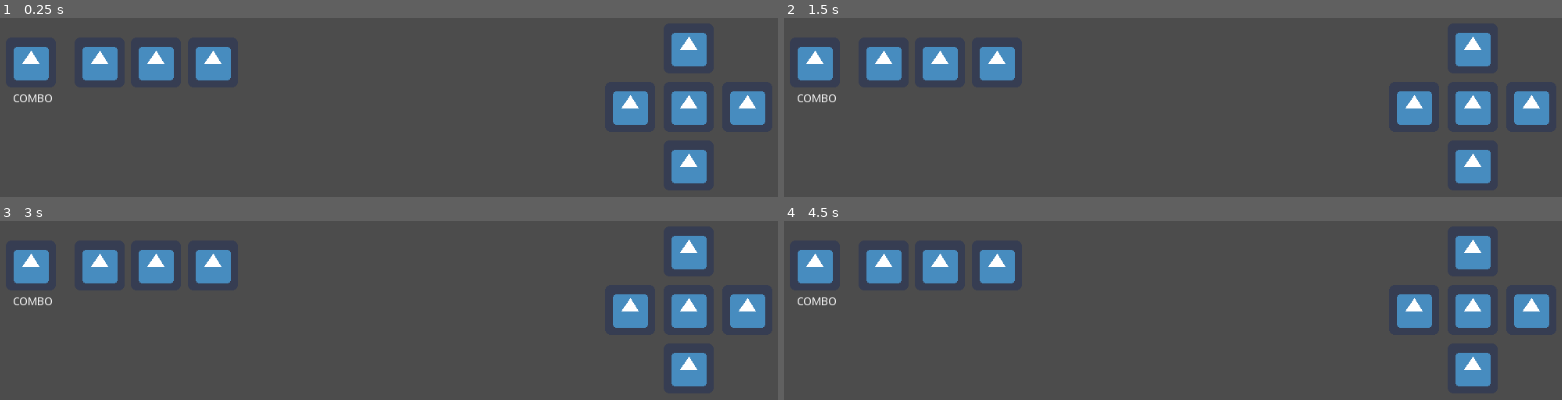
Above: before the commit, frames 1-4 (two rows, left to right).
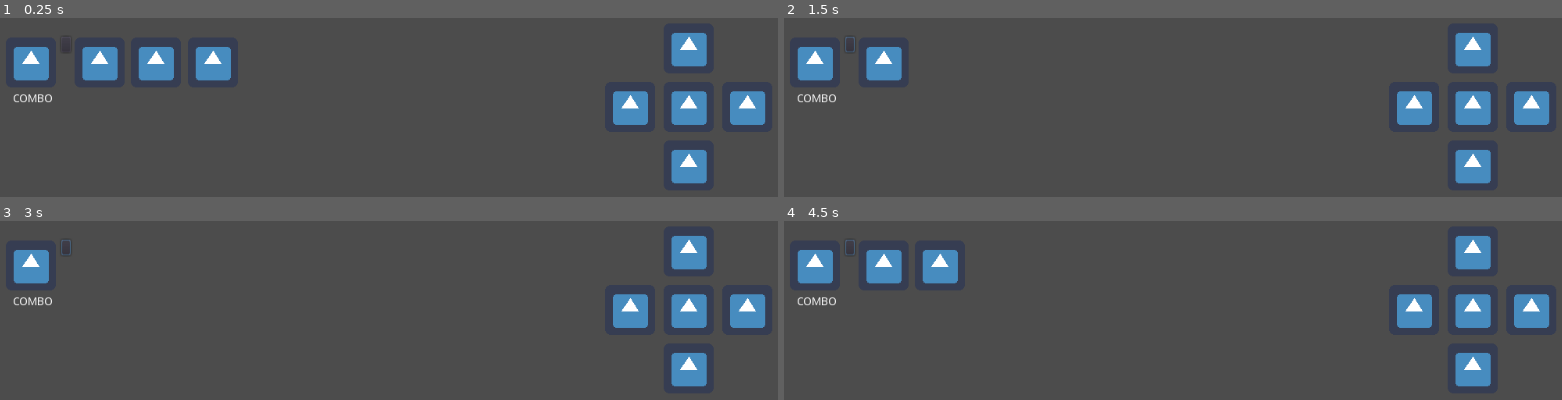
Above: after the commit, the same moments.

Repository: andrebariani/gmtk2022
Game: Godot game, scene res://src/ui/UI.tscn
Same seed, same stepped clock (60 frames per second), same inputs: the game is played once before the commit and once after it. This scene is started directly instead of the project's main scene. The engine's default icon, where the game draws it, is replaced by a stand-in: a white triangle on a blue panel in a dark square.
Inputs (mouse positions are in pixels of both pictures, inside the frame that each line leads up to):
- Up to frame 1 (0.25 s): no input
- Up to frame 2 (1.5 s): click (846, 44) at 0.52 s; tap Enter at 1.25 s; move the mouse to (outside the picture) at 1.27 s; hold Right (ui_right) from 1.28 s (still down); tap Space (roll) at 1.35 s
- Up to frame 3 (3 s): tap Space (roll) at 2, 2.1, 2.85 s; move the mouse to (outside the picture) at 2.02 s; release Right (ui_right) at 2.03 s; hold Down (ui_down) 2.03-2.78 s; tap Enter at 2.75 s; move the mouse to (466, 351) at 2.77 s; hold Right (ui_right) from 2.78 s (still down)
- Up to frame 4 (4.5 s): tap Space (roll) at 3.5, 3.6, 4.35 s; move the mouse to (outside the picture) at 3.52 s; release Right (ui_right) at 3.53 s; hold Up (ui_up) 3.53-4.28 s; tap Enter at 4.25 s; move the mouse to (outside the picture) at 4.27 s; hold Left (ui_left) from 4.28 s (still down)

The runs differ from the first frame. In frame 2, 1.8% of the frame differs, in the area x 7-30%, y 10-36%; in frame 3, 2.6%; in frame 4, 0.9%.

Commit message:
mais coisas de ui

Diff:
--- a/project.godot
+++ b/project.godot
@@ -28,12 +28,18 @@
 "class": "StateMachine",
 "language": "GDScript",
 "path": "res://src/entities/state_machine/StateMachine.gd"
+}, {
+"base": "Control",
+"class": "UI",
+"language": "GDScript",
+"path": "res://src/ui/UI.gd"
 } ]
 _global_script_class_icons={
 "Player": "",
 "PlayerTimer": "",
 "State": "",
-"StateMachine": ""
+"StateMachine": "",
+"UI": ""
 }
 
 [application]
--- /dev/null
+++ b/src/entities/camera/Camera.gd
@@ -0,0 +1,26 @@
+extends Camera2D
+
+export var shake_duration = 0.25
+var center_position = Vector2.ZERO
+
+var shake = 0
+
+# Called when the node enters the scene tree for the first time.
+func _ready():
+	$Timer.wait_time = shake_duration
+
+func _process(_delta):
+	if (shake <= 0):
+		return
+
+	position = (center_position +
+		Vector2(rand_range(-shake, shake), rand_range(-shake, shake)))
+
+func shake_camera(level):
+	shake = level
+	$Timer.start()
+
+
+func _on_Timer_timeout():
+	shake = 0
+	position = Vector2.ZERO
--- /dev/null
+++ b/src/entities/camera/Camera.tscn
@@ -0,0 +1,11 @@
+[gd_scene load_steps=2 format=2]
+
+[ext_resource path="res://src/entities/camera/Camera.gd" type="Script" id=1]
+
+[node name="Camera" type="Camera2D"]
+smoothing_enabled = true
+script = ExtResource( 1 )
+
+[node name="Timer" type="Timer" parent="."]
+
+[connection signal="timeout" from="Timer" to="." method="_on_Timer_timeout"]
--- a/src/ui/Healthbar.gd
+++ b/src/ui/Healthbar.gd
@@ -3,4 +3,8 @@
 
 func set_health(health):
 	for i in range(get_child_count()):
-		get_child(i).visible = (i >= health-1)
+		get_child(i).visible = (i <= health-1)
+
+
+func _on_Button_button_up():
+	set_health((randi() % 4))
--- a/src/ui/UI.gd
+++ b/src/ui/UI.gd
@@ -1,16 +1,21 @@
 extends Control
+class_name UI
 
+export var debug = true
+export(Array, Texture) var faces
 
-# Declare member variables here. Examples:
-# var a = 2
-# var b = "text"
+onready var healthbar = $Healthbar
+onready var combo = $Combo
 
 
 # Called when the node enters the scene tree for the first time.
 func _ready():
-	pass # Replace with function body.
+	$HealthButton.visible = debug
 
 
-# Called every frame. 'delta' is the elapsed time since the previous frame.
-#func _process(delta):
-#	pass
+func set_next_combo_face(face_number):
+	combo.texture = faces[face_number-1]
+
+
+func set_health(health):
+	healthbar.set_health(health)
--- a/src/ui/UI.tscn
+++ b/src/ui/UI.tscn
@@ -12,6 +12,7 @@
 "_edit_lock_": true,
 "_edit_use_anchors_": false
 }
+faces = [ ExtResource( 1 ), ExtResource( 1 ), ExtResource( 1 ), ExtResource( 1 ), ExtResource( 1 ), ExtResource( 1 ) ]
 
 [node name="Combo" type="TextureRect" parent="."]
 margin_left = 28.0
@@ -36,6 +37,52 @@
 grow_vertical = 2
 text = "COMBO"
 align = 1
+__meta__ = {
+"_edit_use_anchors_": false
+}
+
+[node name="Healthbar" type="Control" parent="."]
+margin_left = 116.0
+margin_top = 25.0
+margin_right = 116.0
+margin_bottom = 25.0
+script = ExtResource( 3 )
+__meta__ = {
+"_edit_use_anchors_": false
+}
+
+[node name="Health1" type="TextureRect" parent="Healthbar"]
+texture = ExtResource( 1 )
+__meta__ = {
+"_edit_lock_": true,
+"_edit_use_anchors_": false
+}
+
+[node name="Health2" type="TextureRect" parent="Healthbar"]
+margin_left = 72.0
+margin_right = 136.0
+margin_bottom = 64.0
+texture = ExtResource( 1 )
+__meta__ = {
+"_edit_lock_": true,
+"_edit_use_anchors_": false
+}
+
+[node name="Health3" type="TextureRect" parent="Healthbar"]
+margin_left = 145.0
+margin_right = 209.0
+margin_bottom = 64.0
+texture = ExtResource( 1 )
+__meta__ = {
+"_edit_lock_": true,
+"_edit_use_anchors_": false
+}
+
+[node name="HealthButton" type="Button" parent="."]
+margin_left = 99.0
+margin_top = 24.0
+margin_right = 111.0
+margin_bottom = 44.0
 __meta__ = {
 "_edit_use_anchors_": false
 }
@@ -110,39 +157,4 @@
 "_edit_use_anchors_": false
 }
 
-[node name="Healthbar" type="Control" parent="."]
-margin_left = 116.0
-margin_top = 25.0
-margin_right = 116.0
-margin_bottom = 25.0
-script = ExtResource( 3 )
-__meta__ = {
-"_edit_use_anchors_": false
-}
-
-[node name="Health1" type="TextureRect" parent="Healthbar"]
-texture = ExtResource( 1 )
-__meta__ = {
-"_edit_lock_": true,
-"_edit_use_anchors_": false
-}
-
-[node name="Health2" type="TextureRect" parent="Healthbar"]
-margin_left = 72.0
-margin_right = 136.0
-margin_bottom = 64.0
-texture = ExtResource( 1 )
-__meta__ = {
-"_edit_lock_": true,
-"_edit_use_anchors_": false
-}
-
-[node name="Health3" type="TextureRect" parent="Healthbar"]
-margin_left = 145.0
-margin_right = 209.0
-margin_bottom = 64.0
-texture = ExtResource( 1 )
-__meta__ = {
-"_edit_lock_": true,
-"_edit_use_anchors_": false
-}
+[connection signal="button_up" from="HealthButton" to="Healthbar" method="_on_Button_button_up"]
